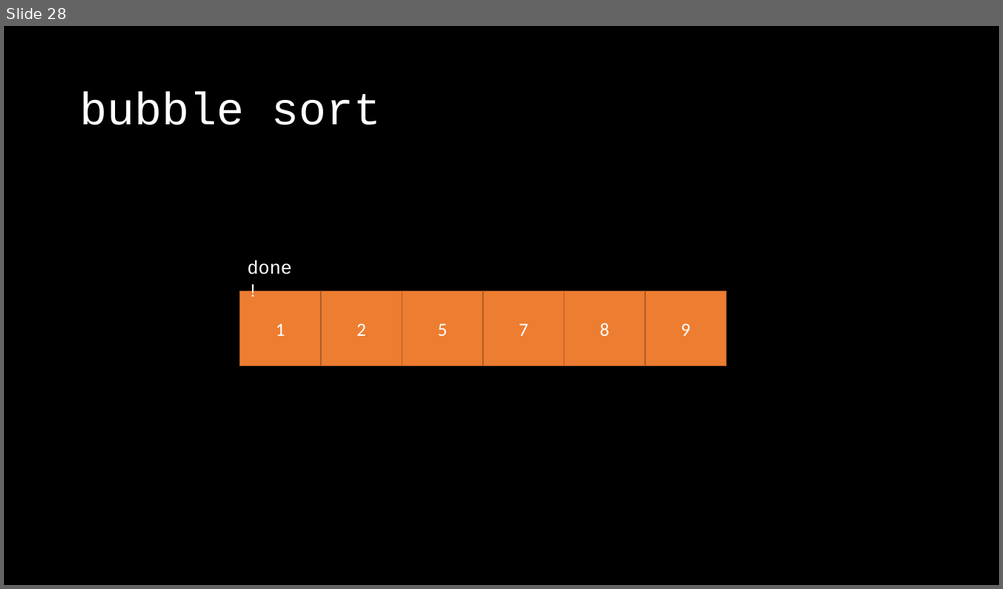
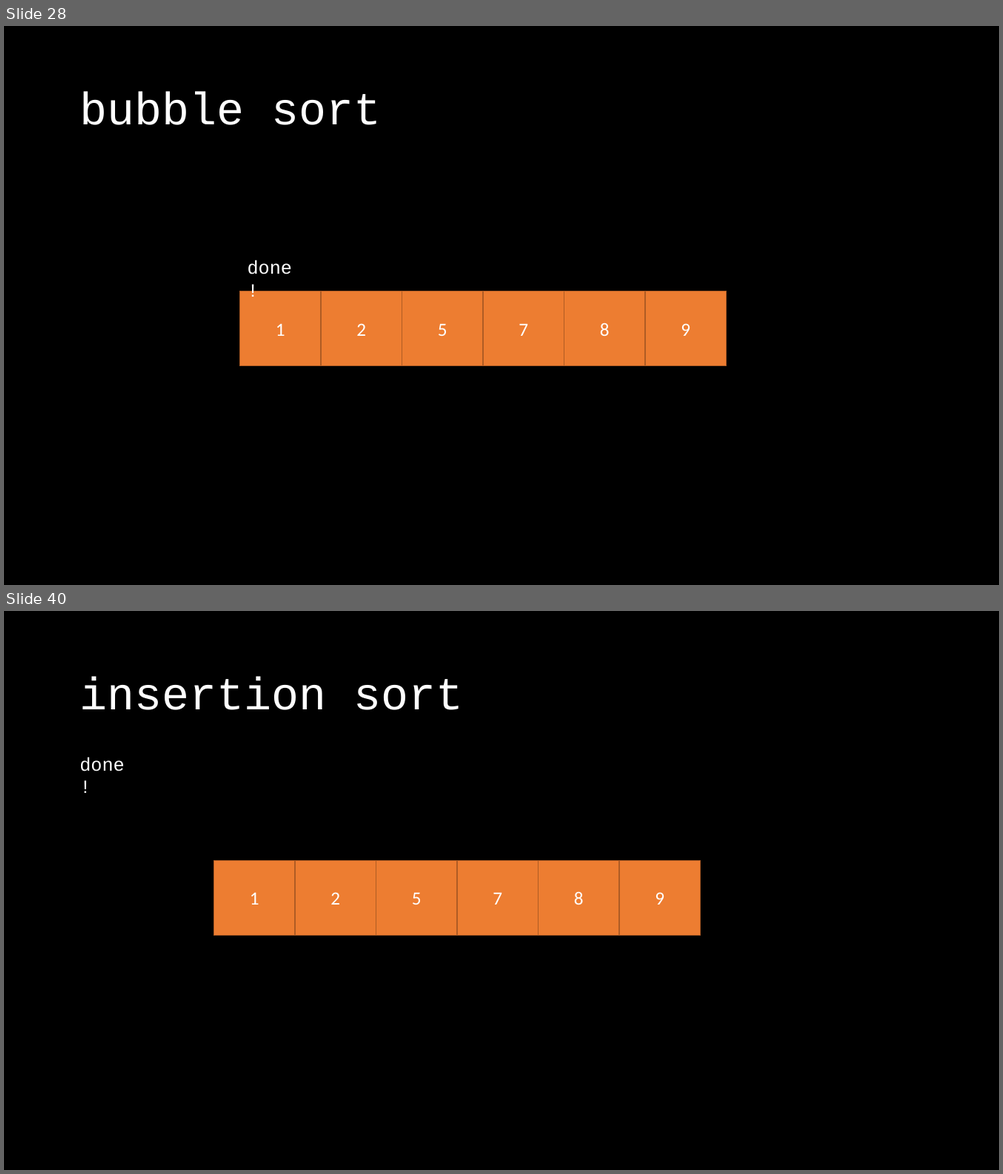
Before and after one commit to OEmiliatanO/those_c_prog_didnt_teach, a slide deck: Ch4/Ch4-algorithm.pptx. Shown one above the other, each under a label of ours: slide 28 before the commit, slides 28 and 40 after it; the slides between them are not shown. The pictures are 1003x589 and 1003x1174 pixels, drawn with LibreOffice and Linux fonts; fonts in the diff are those of the drawing. Boxes give left, top, right and bottom in pixels: in the first picture for what was removed or moved away, otherwise in the second. Text is boxed around its words. In the diff, an @@ line names an element or a change of style, - is before the commit and + after.

```diff
--- a/Ch4/Ch4-algorithm.pptx
+++ b/Ch4/Ch4-algorithm.pptx
@@ slide 40 added at [4,611,999,1170], background #000000 @@
@@ title added at [79,677,463,710], 44 pt, text #FFFFFF @@
+insertion sort
@@ text added at [79,758,124,772], 18 pt, text #FFFFFF @@
+done!
@@ rectangle added at [213,861,295,936], fill #ED7D31, outline #AF5C24 1 pt, 18 pt, text #FFFFFF @@
+1
@@ rectangle added at [295,861,376,936], fill #ED7D31, outline #AF5C24 1 pt, 18 pt, text #FFFFFF @@
+2
@@ rectangle added at [376,861,458,936], fill #ED7D31, outline #AF5C24 1 pt, 18 pt, text #FFFFFF @@
+5
@@ rectangle added at [457,861,538,936], fill #ED7D31, outline #AF5C24 1 pt, 18 pt, text #FFFFFF @@
+7
@@ rectangle added at [538,861,620,936], fill #ED7D31, outline #AF5C24 1 pt, 18 pt, text #FFFFFF @@
+8
@@ rectangle added at [619,861,700,936], fill #ED7D31, outline #AF5C24 1 pt, 18 pt, text #FFFFFF @@
+9
```
Also in this commit, not shown: 4 slides changed, 176 other slides added, 1 slide removed, 1 other file.
